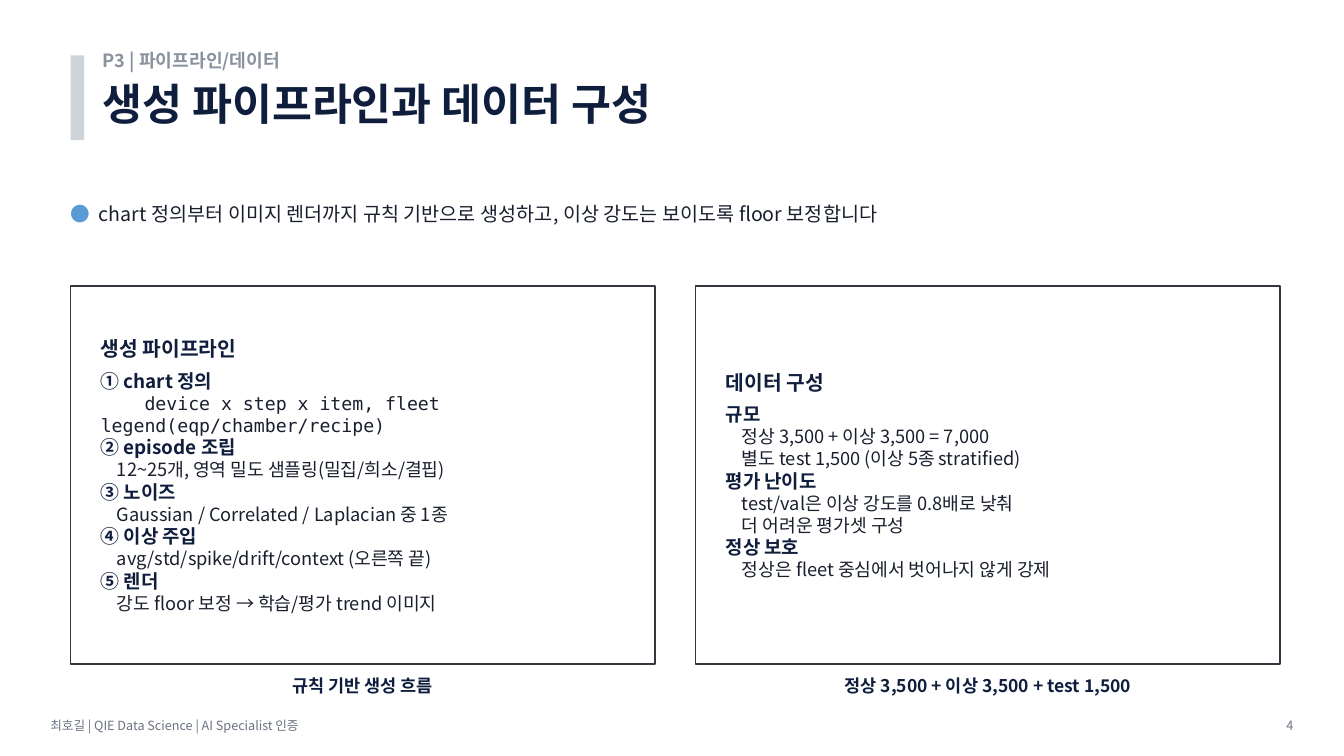
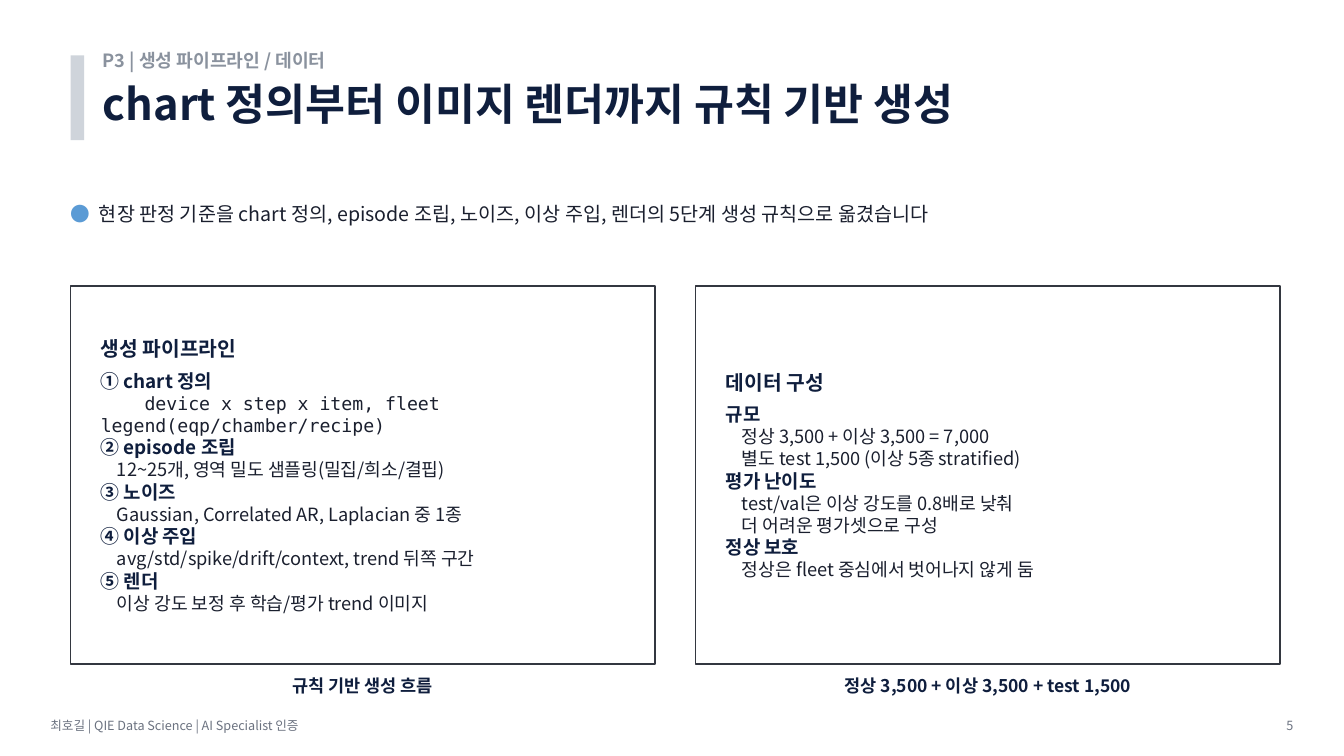
Before and after one commit to hogil/fbm_paper, a slide deck: slide 5 of recommendation/presentation/발표_P3_데이터생성_최호길.pptx (slide 4 before the commit). Drawn at 1344x756 pixels with LibreOffice and Linux fonts; fonts in the diff are those of the drawing. Boxes give left, top, right and bottom in pixels: in the first picture for what was removed or moved away, otherwise in the second. Text is boxed around its words. In the diff, an @@ line names an element or a change of style, - is before the commit and + after.

```diff
--- a/recommendation/presentation/발표_P3_데이터생성_최호길.pptx
+++ b/recommendation/presentation/발표_P3_데이터생성_최호길.pptx
@@ text at [103, 52, 325, 69]: text changed @@
-P3 | 파이프라인/데이터
+P3 | 생성 파이프라인 / 데이터
@@ text at [103, 83, 954, 124]: text changed @@
-생성 파이프라인과 데이터 구성
+chart 정의부터 이미지 렌더까지 규칙 기반 생성
@@ text at [99, 204, 928, 226]: text changed @@
-● chart 정의부터 이미지 렌더까지 규칙 기반으로 생성하고, 이상 강도는 보이도록 floor 보정합니다
+● 현장 판정 기준을 chart 정의, episode 조립, 노이즈, 이상 주입, 렌더의 5단계 생성 규칙으로 옮겼습니다
@@ text at [117, 506, 462, 525]: text changed @@
-Gaussian / Correlated / Laplacian 중 1종
+Gaussian, Correlated AR, Laplacian 중 1종
@@ text at [742, 513, 938, 534]: text changed @@
-더 어려운 평가셋 구성
+더 어려운 평가셋으로 구성
@@ text at [117, 550, 474, 570]: text changed @@
-avg/std/spike/drift/context (오른쪽 끝)
+avg/std/spike/drift/context, trend 뒤쪽 구간
@@ text at [742, 561, 1034, 578]: text changed @@
-정상은 fleet 중심에서 벗어나지 않게 강제
+정상은 fleet 중심에서 벗어나지 않게 둠
@@ text at [117, 595, 428, 614]: text changed @@
-강도 floor 보정 → 학습/평가 trend 이미지
+이상 강도 보정 후 학습/평가 trend 이미지
@@ text at [1286, 721, 1293, 730]: text changed @@
-4
+5
```
Also in this commit, not shown: 3 other slides changed, 2 slides added, 1 slide removed, 7 other files.
